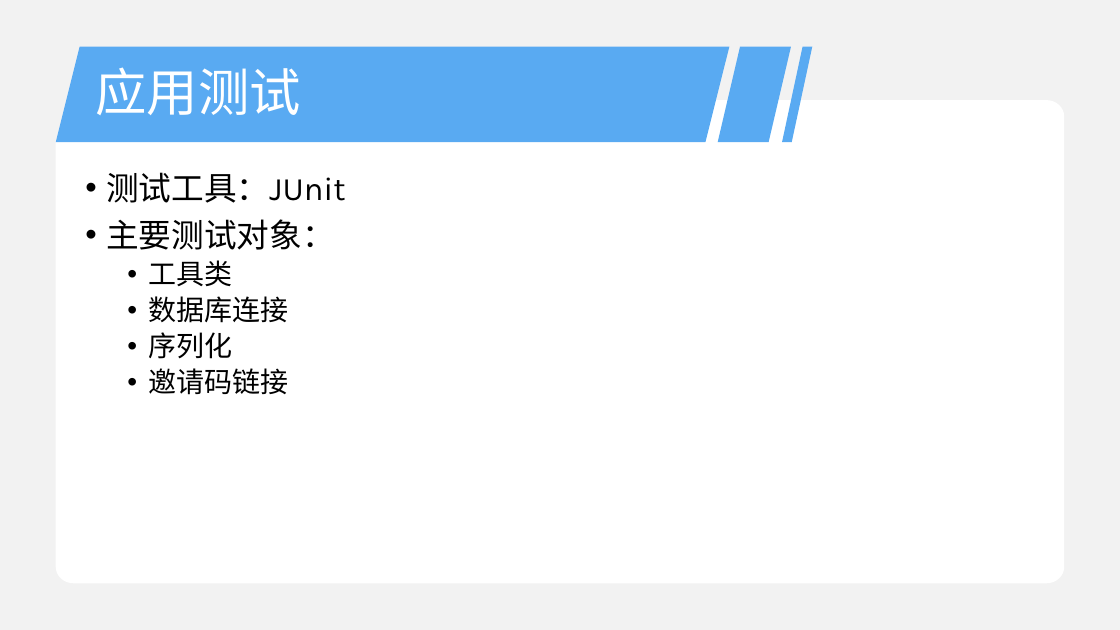
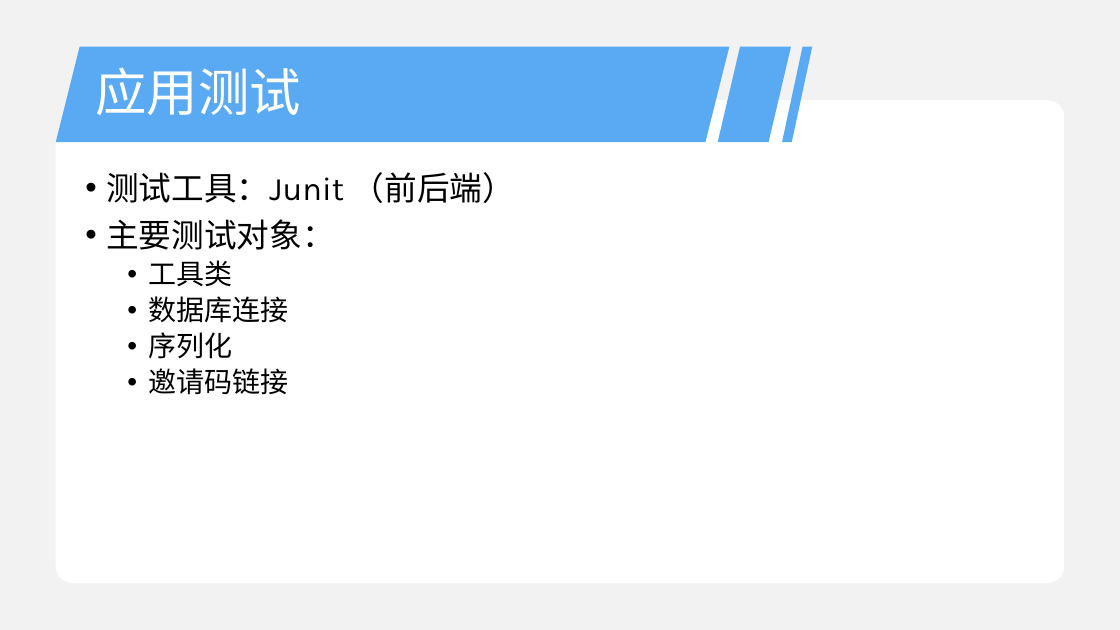
Before and after one commit to TCreopargh/A-Million-Things-To-Do, a slide deck: slide 13 of ProjectTasks/web验收.pptx (slide 11 before the commit). Drawn at 1120x630 pixels with LibreOffice and Linux fonts; fonts in the diff are those of the drawing. Boxes give left, top, right and bottom in pixels: in the first picture for what was removed or moved away, otherwise in the second. Text is boxed around its words. In the diff, an @@ line names an element or a change of style, - is before the commit and + after.

```diff
--- a/ProjectTasks/web验收.pptx
+++ b/ProjectTasks/web验收.pptx
@@ text at (106, 172, 515, 203): text changed @@
-• 测试工具：JUnit
+• 测试工具：Junit （前后端）
```
Also in this commit, not shown: 4 other slides changed, 3 slides added, 1 other file.
